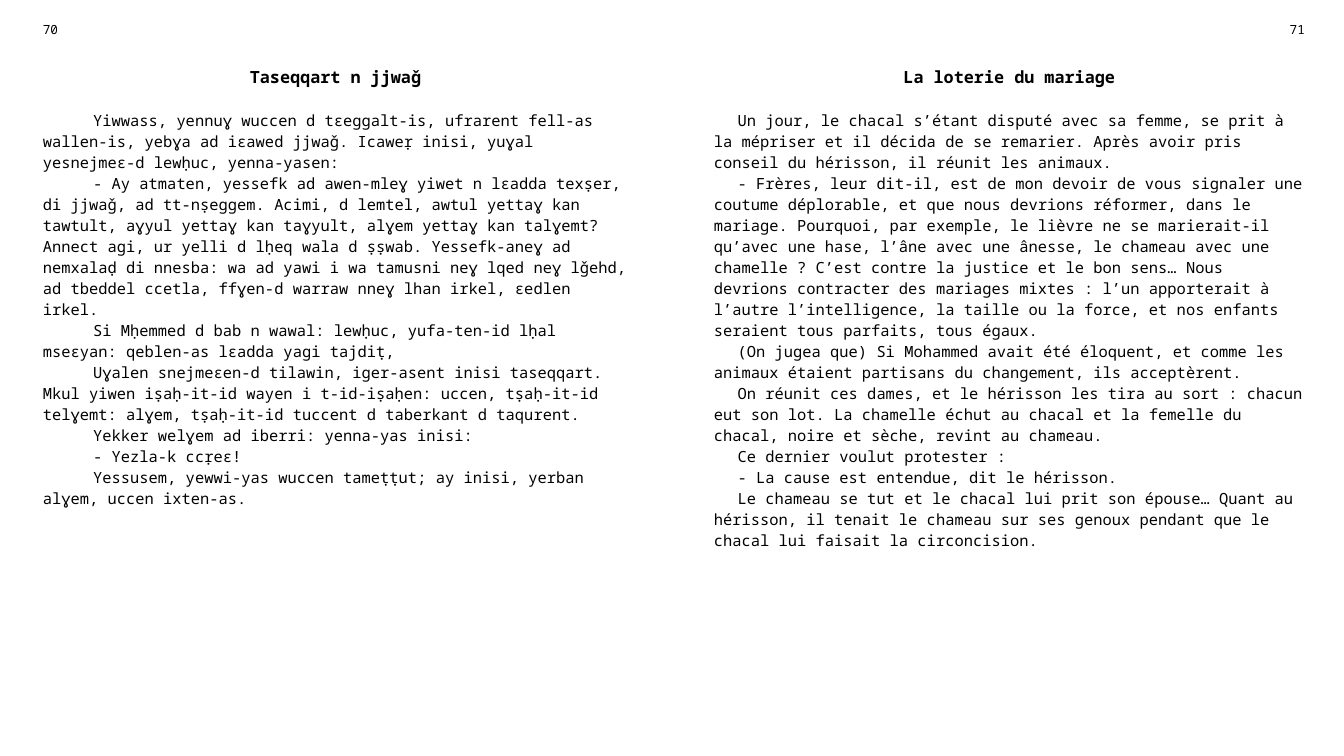
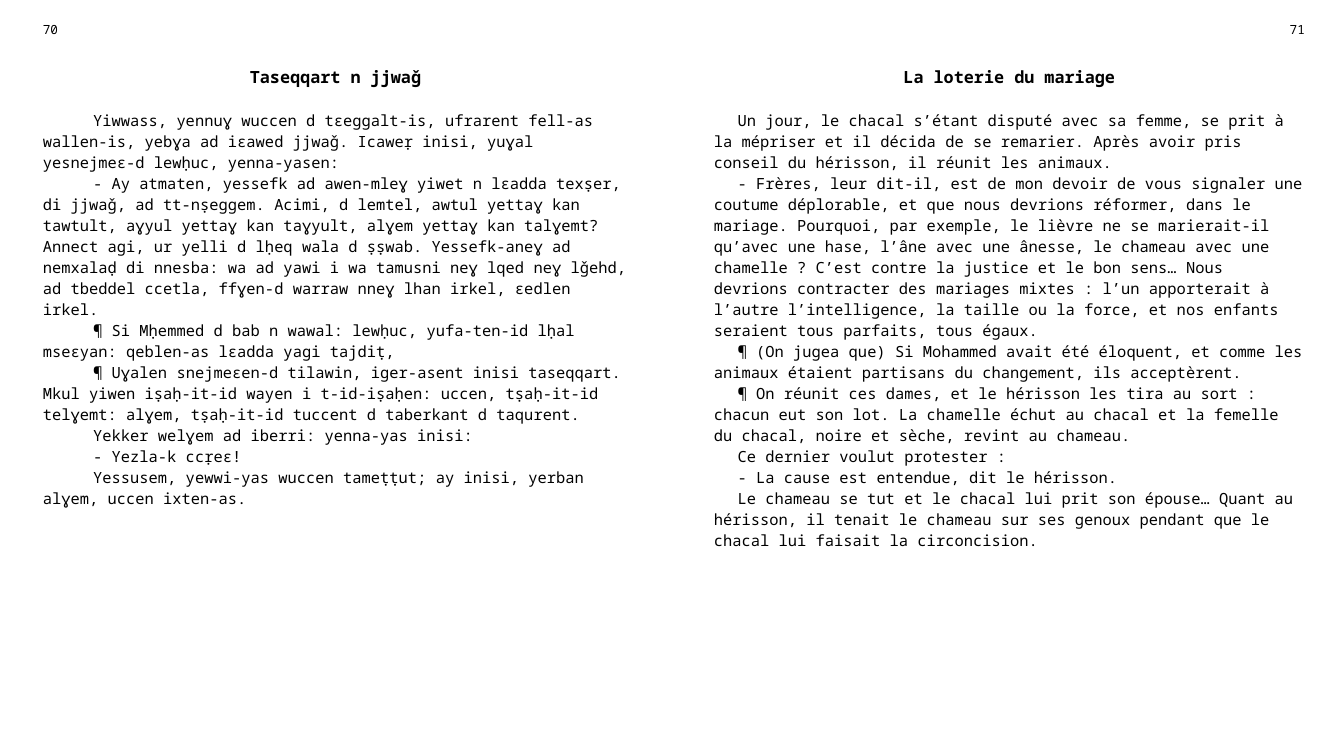
Before and after one commit to sferhah/tamacahut_n_wuccen, a slide deck: slide 31 of Uccen.ConsoleApp/uccen.pptx. Drawn at 1344x756 pixels with LibreOffice and Linux fonts; fonts in the diff are those of the drawing. Boxes give left, top, right and bottom in pixels: in the first picture for what was removed or moved away, otherwise in the second. Text is boxed around its words. In the diff, an @@ line names an element or a change of style, - is before the commit and + after.

```diff
--- a/Uccen.ConsoleApp/uccen.pptx
+++ b/Uccen.ConsoleApp/uccen.pptx
@@ table at (32, 16, 1315, 729) @@
-row 3, column 1: Yiwwass, yennuɣ wuccen d tɛeggalt-is, ufrarent fell-as wallen-is, yebɣa ad iɛawed jjwaǧ. Icaweṛ inisi, yuɣal yesnejmeɛ-d lewḥuc, yenna-yasen: / - Ay atmaten, yessefk ad awen-mleɣ yiwet n lɛadda texṣer, di jjwaǧ, ad tt-nṣeggem. Acimi, d lemtel, awtul yettaɣ kan tawtult, aɣyul yettaɣ kan taɣyult, alɣem yettaɣ kan talɣemt? Annect agi, ur yelli d lḥeq wala d ṣṣwab. Yessefk-aneɣ ad nemxalaḍ di nnesba: wa ad yawi i wa tamusni neɣ lqed neɣ lǧehd, ad tbeddel ccetla, ffɣen-d warraw nneɣ lhan irkel, ɛedlen irkel. / Si Mḥemmed d bab n wawal: lewḥuc, yufa-ten-id lḥal mseɛyan: qeblen-as lɛadda yagi tajdiṭ, / Uɣalen snejmeɛen-d tilawin, iger-asent inisi taseqqart. Mkul yiwen iṣaḥ-it-id wayen i t-id-iṣaḥen: uccen, tṣaḥ-it-id telɣemt: alɣem, tṣaḥ-it-id tuccent d taberkant d taqurent. / Yekker welɣem ad iberri: yenna-yas inisi: / - Yezla-k ccṛeɛ! / Yessusem, yewwi-yas wuccen tameṭṭut; ay inisi, yerban alɣem, uccen ixten-as.
+row 3, column 1: Yiwwass, yennuɣ wuccen d tɛeggalt-is, ufrarent fell-as wallen-is, yebɣa ad iɛawed jjwaǧ. Icaweṛ inisi, yuɣal yesnejmeɛ-d lewḥuc, yenna-yasen: / - Ay atmaten, yessefk ad awen-mleɣ yiwet n lɛadda texṣer, di jjwaǧ, ad tt-nṣeggem. Acimi, d lemtel, awtul yettaɣ kan tawtult, aɣyul yettaɣ kan taɣyult, alɣem yettaɣ kan talɣemt? Annect agi, ur yelli d lḥeq wala d ṣṣwab. Yessefk-aneɣ ad nemxalaḍ di nnesba: wa ad yawi i wa tamusni neɣ lqed neɣ lǧehd, ad tbeddel ccetla, ffɣen-d warraw nneɣ lhan irkel, ɛedlen irkel. / ¶ Si Mḥemmed d bab n wawal: lewḥuc, yufa-ten-id lḥal mseɛyan: qeblen-as lɛadda yagi tajdiṭ, / ¶ Uɣalen snejmeɛen-d tilawin, iger-asent inisi taseqqart. Mkul yiwen iṣaḥ-it-id wayen i t-id-iṣaḥen: uccen, tṣaḥ-it-id telɣemt: alɣem, tṣaḥ-it-id tuccent d taberkant d taqurent. / Yekker welɣem ad iberri: yenna-yas inisi: / - Yezla-k ccṛeɛ! / Yessusem, yewwi-yas wuccen tameṭṭut; ay inisi, yerban alɣem, uccen ixten-as.
-row 3, column 3: Un jour, le chacal s’étant disputé avec sa femme, se prit à la mépriser et il décida de se remarier. Après avoir pris conseil du hérisson, il réunit les animaux. / - Frères, leur dit-il, est de mon devoir de vous signaler une coutume déplorable, et que nous devrions réformer, dans le mariage. Pourquoi, par exemple, le lièvre ne se marierait-il qu’avec une hase, l’âne avec une ânesse, le chameau avec une chamelle ? C’est contre la justice et le bon sens… Nous devrions contracter des mariages mixtes : l’un apporterait à l’autre l’intelligence, la taille ou la force, et nos enfants seraient tous parfaits, tous égaux. / (On jugea que) Si Mohammed avait été éloquent, et comme les animaux étaient partisans du changement, ils acceptèrent. / On réunit ces dames, et le hérisson les tira au sort : chacun eut son lot. La chamelle échut au chacal et la femelle du chacal, noire et sèche, revint au chameau. / Ce dernier voulut protester : / - La cause est entendue, dit le hérisson. / Le chameau se tut et le chacal lui prit son épouse… Quant au hérisson, il tenait le chameau sur ses genoux pendant que le chacal lui faisait la circoncision.
+row 3, column 3: Un jour, le chacal s’étant disputé avec sa femme, se prit à la mépriser et il décida de se remarier. Après avoir pris conseil du hérisson, il réunit les animaux. / - Frères, leur dit-il, est de mon devoir de vous signaler une coutume déplorable, et que nous devrions réformer, dans le mariage. Pourquoi, par exemple, le lièvre ne se marierait-il qu’avec une hase, l’âne avec une ânesse, le chameau avec une chamelle ? C’est contre la justice et le bon sens… Nous devrions contracter des mariages mixtes : l’un apporterait à l’autre l’intelligence, la taille ou la force, et nos enfants seraient tous parfaits, tous égaux. / ¶ (On jugea que) Si Mohammed avait été éloquent, et comme les animaux étaient partisans du changement, ils acceptèrent. / ¶ On réunit ces dames, et le hérisson les tira au sort : chacun eut son lot. La chamelle échut au chacal et la femelle du chacal, noire et sèche, revint au chameau. / Ce dernier voulut protester : / - La cause est entendue, dit le hérisson. / Le chameau se tut et le chacal lui prit son épouse… Quant au hérisson, il tenait le chameau sur ses genoux pendant que le chacal lui faisait la circoncision.
```
Also in this commit, not shown: 2 other slides changed, 1 other file.
